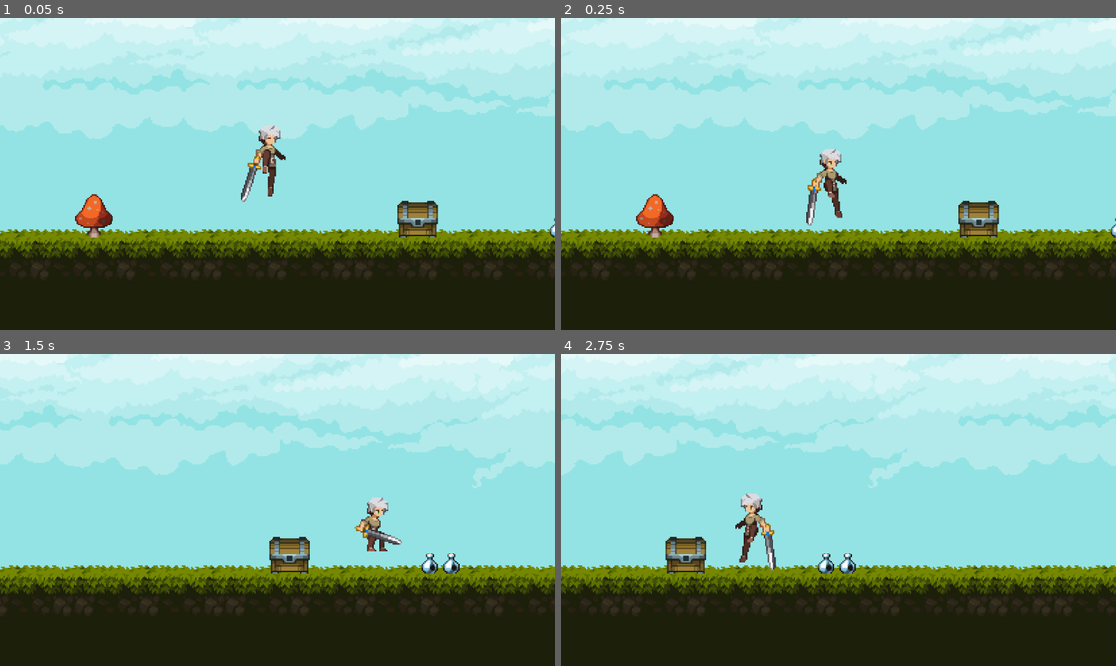
Above: before the commit, frames 1-4 (two rows, left to right).
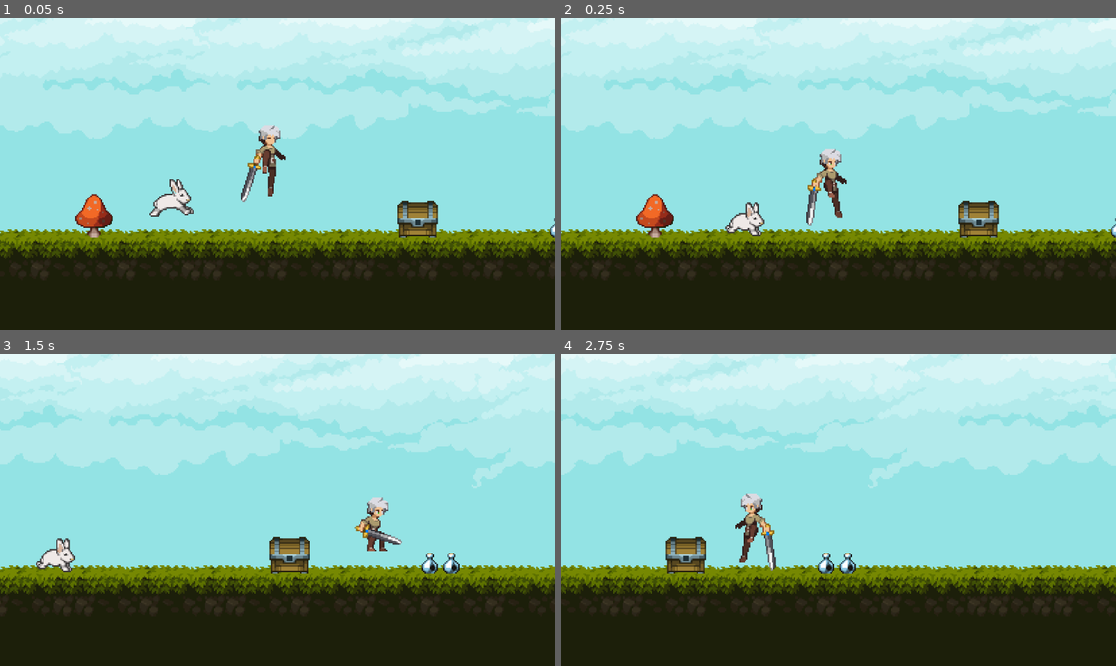
Above: after the commit, the same moments.

Repository: koljapluemer/lingua-escape
Game: Godot game, scene res://Levels/test_level.tscn
The game is run twice, just before and just after one commit, with the same random seed, the same clock (stepped at 60 frames per second) and the same inputs.
Inputs:
- Up to frame 1 (0.05 s): no input
- Up to frame 2 (0.25 s): no input
- Up to frame 3 (1.5 s): hold D (right) from 0.53 s (still down); tap Space (jump) at 0.6, 0.77, 1.07, 1.35 s
- Up to frame 4 (2.75 s): tap Space (jump) at 1.52, 1.82, 2.1 s; release D (right) at 2.03 s; hold A (left) from 2.03 s (still down)

The runs differ from the first frame. In frame 1, 0.5% of the frame differs, in the area x 26-35%, y 51-64%; in frame 2, 0.4%; in frame 3, 0.4%; in frame 4, nothing differs.

Commit message:
add basic rabbit

Diff:
--- a/Levels/test_level.tscn
+++ b/Levels/test_level.tscn
@@ -1,9 +1,10 @@
-[gd_scene load_steps=9 format=3 uid="uid://dmmkegp00cl18"]
+[gd_scene load_steps=10 format=3 uid="uid://dmmkegp00cl18"]
 
 [ext_resource type="Texture2D" uid="uid://cnb6vef35n3ad" path="res://Art/Legacy-Fantasy - High Forest 2.3/Assets/Tiles.png" id="1_eqpw1"]
 [ext_resource type="Texture2D" uid="uid://cqrqnlx2jpsop" path="res://Art/Legacy-Fantasy - High Forest 2.3/Background/Background.png" id="1_uo41u"]
 [ext_resource type="PackedScene" uid="uid://xxaoff7gwbrm" path="res://Character/player.tscn" id="2_t7emj"]
 [ext_resource type="PackedScene" uid="uid://2ipwf08dwd0m" path="res://Scenes/goal_object.tscn" id="4_67vq1"]
+[ext_resource type="PackedScene" uid="uid://k1v48sxv7w50" path="res://Scenes/tutor.tscn" id="5_omcq1"]
 
 [sub_resource type="TileSetAtlasSource" id="TileSetAtlasSource_x01cw"]
 texture = ExtResource("1_eqpw1")
@@ -1492,3 +1493,6 @@
 
 [node name="Pilz" parent="Goals" instance=ExtResource("4_67vq1")]
 position = Vector2(-147, 79)
+
+[node name="Player2" parent="." instance=ExtResource("5_omcq1")]
+position = Vector2(-76, 80)
--- /dev/null
+++ b/Scenes/tutor.gd
@@ -0,0 +1,81 @@
+extends CharacterBody2D
+
+@export var speed : float = 200.0
+@export var jump_velocity : float = -150.0
+@export var double_jump_velocity : float = -100
+
+@onready var animated_sprite : AnimatedSprite2D = $AnimatedSprite2D
+
+# Get the gravity from the project settings to be synced with RigidBody nodes.
+var gravity = ProjectSettings.get_setting("physics/2d/default_gravity")
+var has_double_jumped : bool = false
+var animation_locked : bool = false
+var direction : Vector2 = Vector2.ZERO
+var was_in_air : bool = false
+
+func _physics_process(delta):
+	# Add the gravity.
+	if not is_on_floor():
+		velocity.y += gravity * delta
+		was_in_air = true
+	else:
+		has_double_jumped = false
+
+		if was_in_air == true:
+			land()
+
+		was_in_air = false
+
+	# # Handle Jump.
+	# if Input.is_action_just_pressed("jump"):
+	# 	if is_on_floor():
+	# 		# Normal jump from floor
+	# 		jump()
+	# 	elif not has_double_jumped:
+	# 		# Double jump in air
+	# 		double_jump()
+
+
+	# Get the input direction and handle the movement/deceleration.
+	# As good practice, you should replace UI actions with custom gameplay actions.
+	# direction = Input.get_vector("left", "right", "up", "down")
+
+	# if direction.x != 0 && animated_sprite.animation != "jump_end":
+	# 	velocity.x = direction.x * speed
+	# else:
+	# 	velocity.x = move_toward(velocity.x, 0, speed)
+
+	velocity.x = move_toward(velocity.x, 0, speed)
+
+	move_and_slide()
+	update_animation()
+	update_facing_direction()
+
+func update_animation():
+	if not animation_locked:
+		if not is_on_floor():
+			animated_sprite.play("jump_loop")
+		else:
+			if direction.x != 0:
+				animated_sprite.play("run")
+			else:
+				animated_sprite.play("idle")
+
+func update_facing_direction():
+	if direction.x > 0:
+		animated_sprite.flip_h = false
+	elif direction.x < 0:
+		animated_sprite.flip_h = true
+
+func jump():
+	velocity.y = jump_velocity
+	animated_sprite.play("jump_start")
+	animation_locked = true
+
+func land():
+	animated_sprite.play("jump_end")
+	animation_locked = true
+
+func _on_animated_sprite_2d_animation_finished():
+	if(["jump_end", "jump_start", "jump_double"].has(animated_sprite.animation)):
+		animation_locked = false
--- /dev/null
+++ b/Scenes/tutor.tscn
@@ -0,0 +1,136 @@
+[gd_scene load_steps=17 format=3 uid="uid://k1v48sxv7w50"]
+
+[ext_resource type="Script" path="res://Scenes/tutor.gd" id="1_y7dfg"]
+[ext_resource type="Texture2D" uid="uid://dwwhwj3vew8nd" path="res://Art/Rabbit/rabbit.png" id="2_10cyp"]
+
+[sub_resource type="AtlasTexture" id="AtlasTexture_wvqte"]
+atlas = ExtResource("2_10cyp")
+region = Rect2(0, 432, 72, 72)
+
+[sub_resource type="AtlasTexture" id="AtlasTexture_4o8wc"]
+atlas = ExtResource("2_10cyp")
+region = Rect2(72, 432, 72, 72)
+
+[sub_resource type="AtlasTexture" id="AtlasTexture_8goke"]
+atlas = ExtResource("2_10cyp")
+region = Rect2(144, 432, 72, 72)
+
+[sub_resource type="AtlasTexture" id="AtlasTexture_w8ad3"]
+atlas = ExtResource("2_10cyp")
+region = Rect2(216, 432, 72, 72)
+
+[sub_resource type="AtlasTexture" id="AtlasTexture_bjv30"]
+atlas = ExtResource("2_10cyp")
+region = Rect2(216, 216, 72, 72)
+
+[sub_resource type="AtlasTexture" id="AtlasTexture_6kvr3"]
+atlas = ExtResource("2_10cyp")
+region = Rect2(144, 216, 72, 72)
+
+[sub_resource type="AtlasTexture" id="AtlasTexture_ru5fo"]
+atlas = ExtResource("2_10cyp")
+region = Rect2(0, 216, 72, 72)
+
+[sub_resource type="AtlasTexture" id="AtlasTexture_wckd0"]
+atlas = ExtResource("2_10cyp")
+region = Rect2(72, 216, 72, 72)
+
+[sub_resource type="AtlasTexture" id="AtlasTexture_ufl40"]
+atlas = ExtResource("2_10cyp")
+region = Rect2(0, 216, 72, 72)
+
+[sub_resource type="AtlasTexture" id="AtlasTexture_bkeyg"]
+atlas = ExtResource("2_10cyp")
+region = Rect2(72, 216, 72, 72)
+
+[sub_resource type="AtlasTexture" id="AtlasTexture_jgbew"]
+atlas = ExtResource("2_10cyp")
+region = Rect2(144, 216, 72, 72)
+
+[sub_resource type="AtlasTexture" id="AtlasTexture_ed765"]
+atlas = ExtResource("2_10cyp")
+region = Rect2(216, 216, 72, 72)
+
+[sub_resource type="SpriteFrames" id="SpriteFrames_q1ej8"]
+animations = [{
+"frames": [{
+"duration": 1.0,
+"texture": SubResource("AtlasTexture_wvqte")
+}, {
+"duration": 1.0,
+"texture": SubResource("AtlasTexture_4o8wc")
+}, {
+"duration": 1.0,
+"texture": SubResource("AtlasTexture_8goke")
+}, {
+"duration": 1.0,
+"texture": SubResource("AtlasTexture_w8ad3")
+}],
+"loop": true,
+"name": &"idle",
+"speed": 5.0
+}, {
+"frames": [{
+"duration": 1.0,
+"texture": SubResource("AtlasTexture_bjv30")
+}],
+"loop": true,
+"name": &"jump_end",
+"speed": 10.0
+}, {
+"frames": [{
+"duration": 1.0,
+"texture": SubResource("AtlasTexture_6kvr3")
+}],
+"loop": true,
+"name": &"jump_loop",
+"speed": 10.0
+}, {
+"frames": [{
+"duration": 1.0,
+"texture": SubResource("AtlasTexture_ru5fo")
+}, {
+"duration": 1.0,
+"texture": SubResource("AtlasTexture_wckd0")
+}],
+"loop": false,
+"name": &"jump_start",
+"speed": 10.0
+}, {
+"frames": [{
+"duration": 1.0,
+"texture": SubResource("AtlasTexture_ufl40")
+}, {
+"duration": 1.0,
+"texture": SubResource("AtlasTexture_bkeyg")
+}, {
+"duration": 1.0,
+"texture": SubResource("AtlasTexture_jgbew")
+}, {
+"duration": 1.0,
+"texture": SubResource("AtlasTexture_ed765")
+}],
+"loop": true,
+"name": &"run",
+"speed": 10.0
+}]
+
+[sub_resource type="CapsuleShape2D" id="CapsuleShape2D_ry2ya"]
+radius = 8.0
+height = 26.0
+
+[node name="Tutor" type="CharacterBody2D"]
+script = ExtResource("1_y7dfg")
+
+[node name="AnimatedSprite2D" type="AnimatedSprite2D" parent="."]
+position = Vector2(-32, -49)
+sprite_frames = SubResource("SpriteFrames_q1ej8")
+animation = &"idle"
+autoplay = "idle"
+centered = false
+
+[node name="CollisionShape2D" type="CollisionShape2D" parent="."]
+position = Vector2(3, -11)
+shape = SubResource("CapsuleShape2D_ry2ya")
+
+[connection signal="animation_finished" from="AnimatedSprite2D" to="." method="_on_animated_sprite_2d_animation_finished"]
--- /dev/null
+++ b/doc/notes/portfolio.json
@@ -0,0 +1,15 @@
+{
+  "title": "Lingua Escape",
+  "subtitle": "",
+  "status": "alpha",
+  "showOnPortfolio": false,
+  "showAboveFold": false,
+  "imageAltProperty": "Screenshot of Lingua Escape",
+  "languages": [],
+  "links": [
+    {
+      "title": "See on GitHub",
+      "url": "https://github.com/koljapluemer/lingua-escape"
+    }
+  ]
+}
Binary file added: Art/Rabbit/rabbit.png
Not shown, added: Art/Rabbit/rabbit.png.import
Not shown, added: LICENSE.md
Not shown, changed: README.md
Not shown, added: TODO.md
Not shown, added: doc/DOCUMENTATION.md
Not shown, added: doc/DoD.md
Not shown, added: doc/TESTING.md
Not shown, added: doc/notes/Lingua Escape.md
